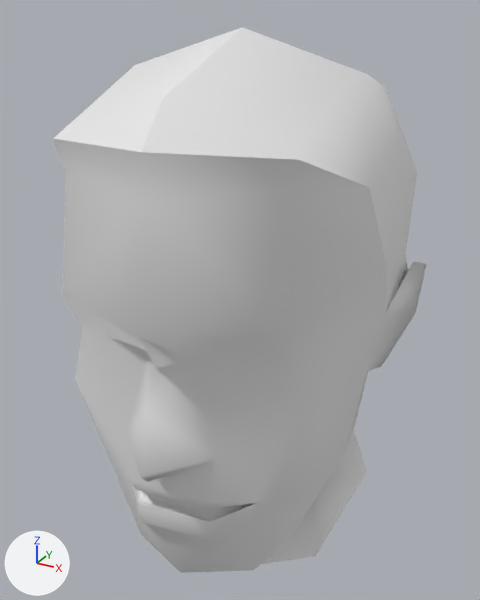
A saved change to the OBJ model JanusVR/models/CutterHead.obj.
Camera for both pictures: a 50 mm camera at (3.7, -8.07, 6.0) aimed at (-0.06, -1.23, 2.58). Every picture has the same lights, and +X, +Y and +Z are marked at lower left. Where no turn or scale is listed for an object, it has been applied to the vertices.

The first picture shows '3cu_fr.001', 'Regroup37.001', 'Regroup38.001', 'Regroup51.001'.
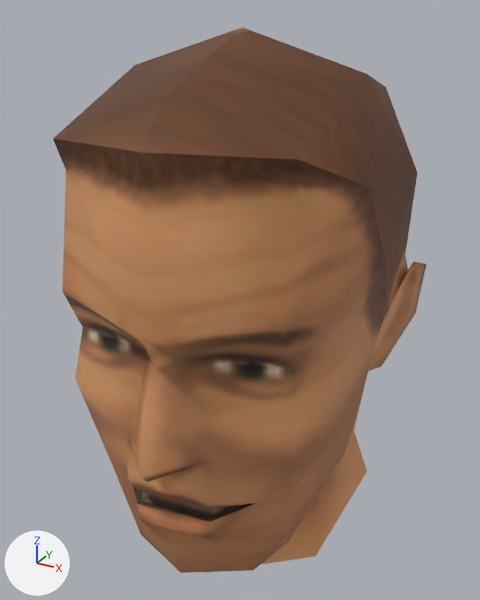
The newer file is also turned or shifted as a whole; pictures and numbers use the older file's frame.

The change, as a list of edits to the scene's bpy script:
```text
Add img_3cu_du_png:
    img_3cu_du_png = load_image('3cu_du.png', '3cu_du.png', 32, 4, 'sRGB')
Add img_3cu_hr_png:
    img_3cu_hr_png = load_image('3cu_hr.png', '3cu_hr.png', 64, 64, 'sRGB')
Add img_3cu_hl_png:
    img_3cu_hl_png = load_image('3cu_hl.png', '3cu_hl.png', 64, 64, 'sRGB')
Add img_3cu_fr_png:
    img_3cu_fr_png = load_image('3cu_fr.png', '3cu_fr.png', 64, 128, 'sRGB')
Add mat_3cu_du:
    mat_3cu_du = principled_material('3cu_du')
    mat_3cu_du.texture = img_3cu_du_png
    mat_3cu_du.roughness = 0.687
Add mat_3cu_hr:
    mat_3cu_hr = principled_material('3cu_hr')
    mat_3cu_hr.texture = img_3cu_hr_png
    mat_3cu_hr.roughness = 0.687
Add mat_3cu_hl:
    mat_3cu_hl = principled_material('3cu_hl')
    mat_3cu_hl.texture = img_3cu_hl_png
    mat_3cu_hl.roughness = 0.687
Add mat_3cu_fr:
    mat_3cu_fr = principled_material('3cu_fr')
    mat_3cu_fr.texture = img_3cu_fr_png
    mat_3cu_fr.roughness = 0.687
Change me_3cu_fr_001:
    where me_3cu_fr_001.from_pydata(...)  # 57 vertices, 90 faces; spans x -1.81..1.9, y -3.96..-0.86, z -0.3..4.91
    remove me_3cu_fr_001.materials.append(mat_3cu_fr_001)  # white #e7e7e7
    add me_3cu_fr_001.materials.append(mat_3cu_fr)  # picture img_3cu_fr_png
Change me_regroup37_001:
    where me_regroup37_001.from_pydata(...)  # 41 vertices, 57 faces; spans x -0.28..2.01, y -3.59..1.22, z -1.04..5.82
    remove me_regroup37_001.materials.append(mat_3cu_hl_001)  # white #e7e7e7
    add me_regroup37_001.materials.append(mat_3cu_hl)  # picture img_3cu_hl_png
Change me_regroup38_001:
    where me_regroup38_001.from_pydata(...)  # 41 vertices, 57 faces; spans x -2.27..0.3, y -3.59..1.22, z -1.04..5.82
    remove me_regroup38_001.materials.append(mat_3cu_hr_001)  # white #e7e7e7
    add me_regroup38_001.materials.append(mat_3cu_hr)  # picture img_3cu_hr_png
Change me_regroup51_001:
    where me_regroup51_001.from_pydata(...)  # 18 vertices, 24 faces; spans x -0.68..1.04, y -3.43..-2.44, z 0.83..1.2
    remove me_regroup51_001.materials.append(mat_3cu_du_001)  # white #e7e7e7
    add me_regroup51_001.materials.append(mat_3cu_du)  # picture img_3cu_du_png
```

Changed parts and their boxes [x1, y1, x2, y2] in the pictures (480 x 600 px):
'3cu_fr.001', recoloured (grey to brown)
    both: [53, 139, 387, 573]
'Regroup37.001', recoloured (white to brown)
    both: [142, 27, 427, 573]
'Regroup38.001', recoloured (white to brown)
    both: [53, 28, 241, 152]
'Regroup51.001', recoloured (grey to brown)
    both: [133, 486, 256, 522]
